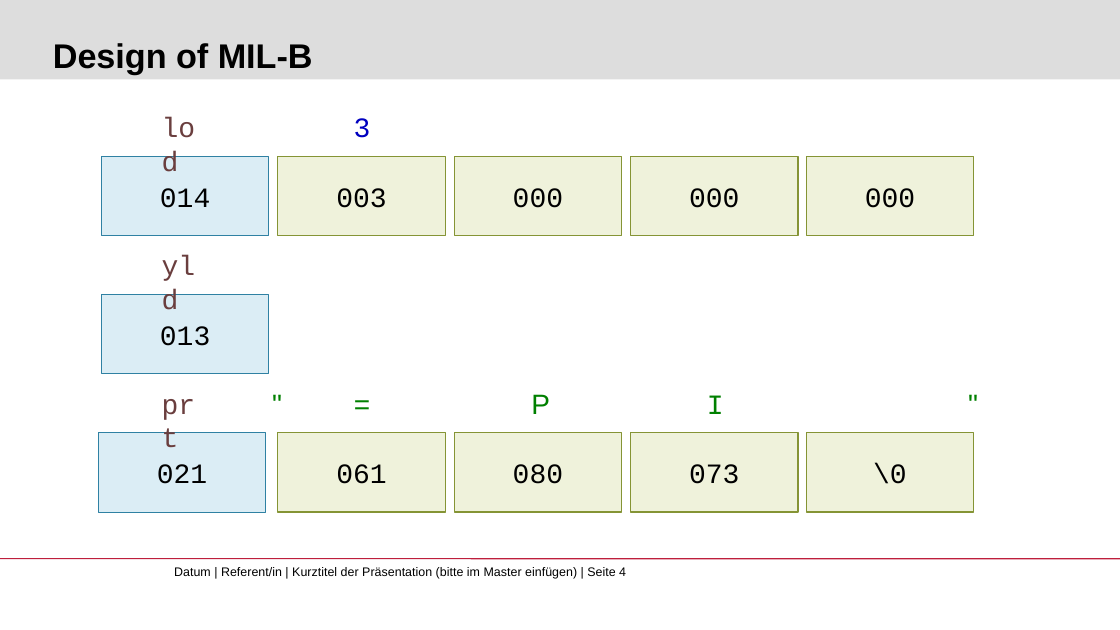
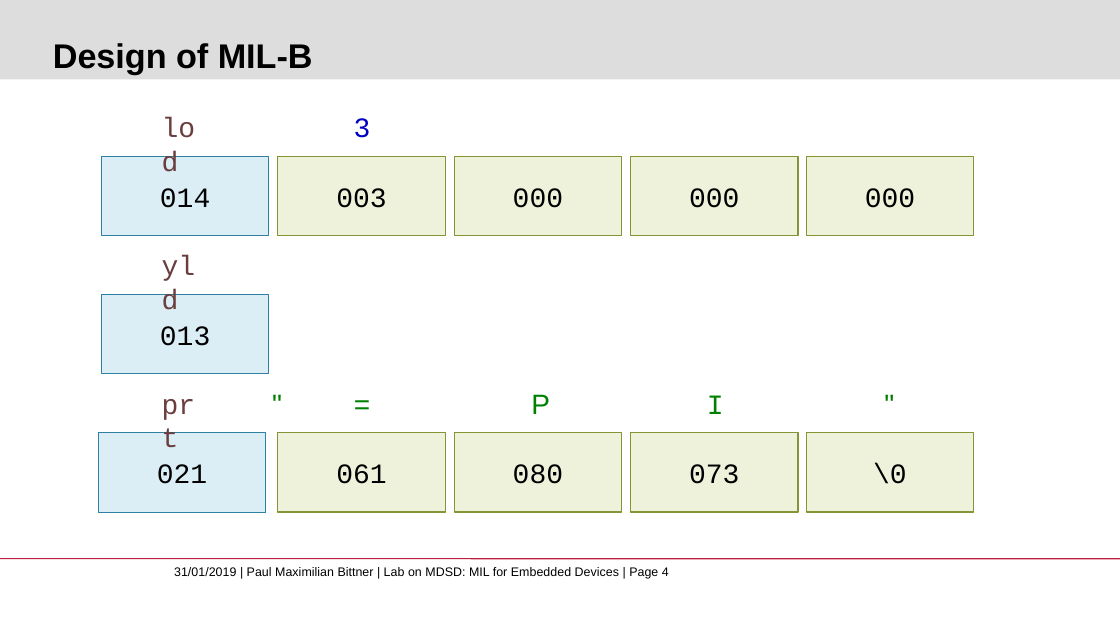
Before and after one commit to pmbittner/MDSDWS1819, a slide deck: slide 4 of Presentation/MDSD_Bittner_Embedded.pptx. Drawn at 1120x630 pixels with LibreOffice and Linux fonts; fonts in the diff are those of the drawing; background and template pictures are left out. Boxes give left, top, right and bottom in pixels: in the first picture for what was removed or moved away, otherwise in the second. Text is boxed around its words. In the diff, an @@ line names an element or a change of style, - is before the commit and + after.

```diff
--- a/Presentation/MDSD_Bittner_Embedded.pptx
+++ b/Presentation/MDSD_Bittner_Embedded.pptx
@@ text """ moved from (x1=958, y1=381, x2=991, y2=426) to (x1=874, y1=381, x2=907, y2=426) @@
@@ text at (x1=174, y1=567, x2=669, y2=579): text changed @@
-Datum | Referent/in | Kurztitel der Präsentation (bitte im Master einfügen) | Seite 4
+31/01/2019 | Paul Maximilian Bittner | Lab on MDSD: MIL for Embedded Devices | Page 4
```
Also in this commit, not shown: 11 other slides changed.
